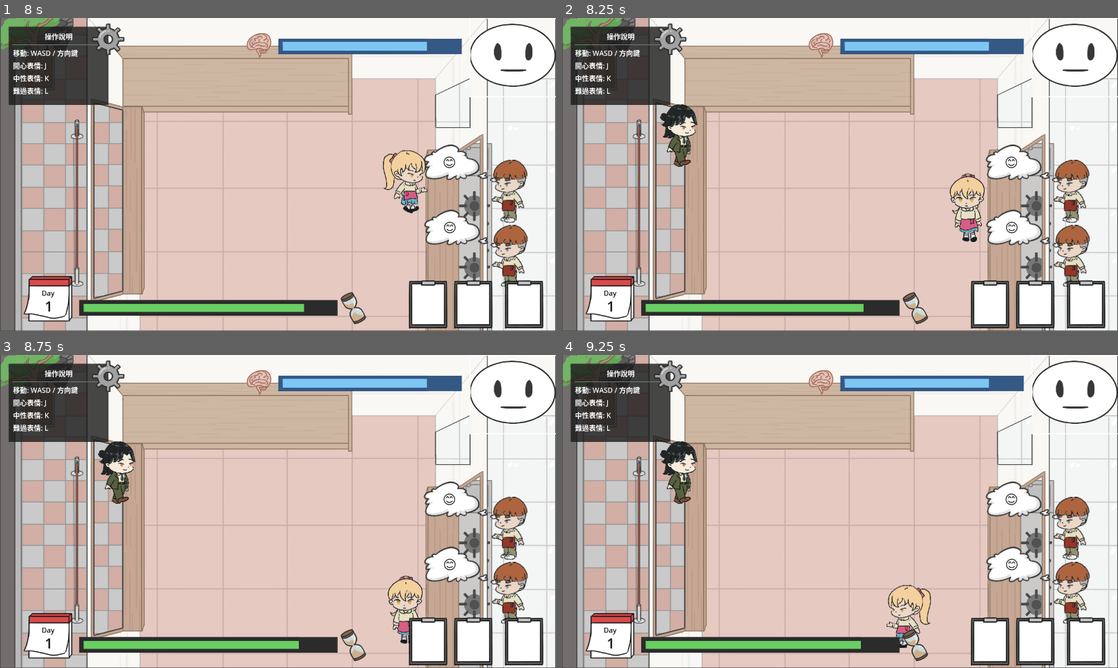
Above: before the commit, frames 1-4 (two rows, left to right).
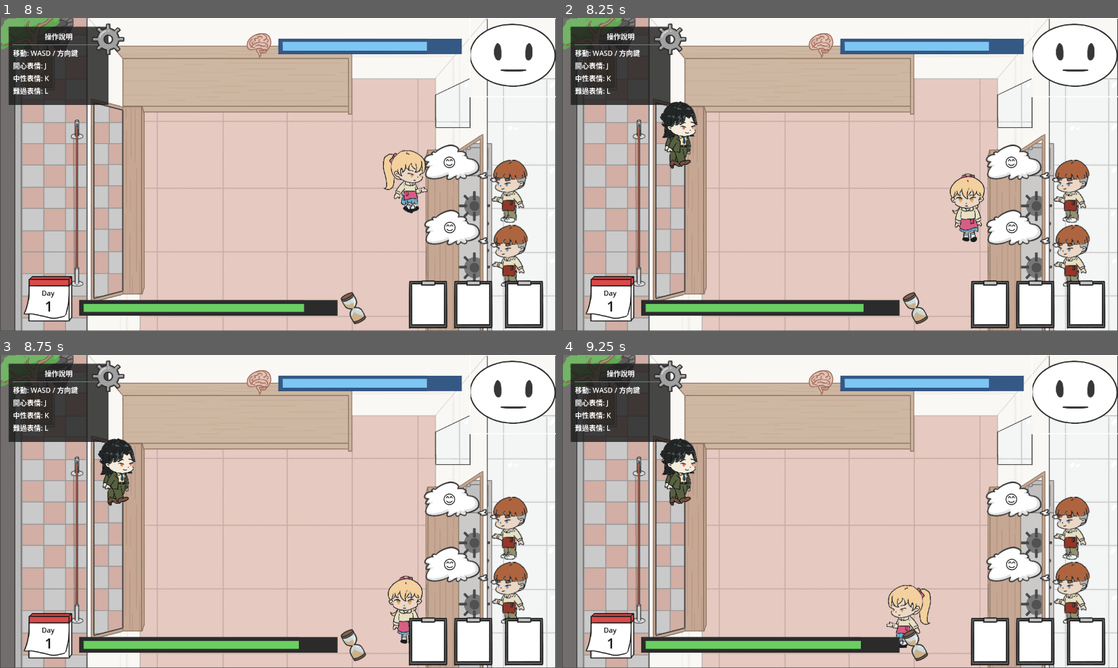
Above: after the commit, the same moments.

Repository: darkbtf/game-jam-2026-kcl
Game: Godot game, scene res://Scenes/main.tscn
The game is run twice, just before and just after one commit, with the same random seed, the same clock (stepped at 60 frames per second) and the same inputs.
Inputs:
- Up to frame 1 (8 s): tap Enter at 0.5 s; hold D (move_right) 0.53-1.28 s; hold J (expression_happy) 0.53-1.28 s; hold S (move_down) 1.28-2.03 s; tap K (expression_neutral) at 1.35, 5.85 s; hold D (move_right) 2.03-2.78 s; hold L (expression_sad) 2.03-2.78 s; hold W (move_up) 2.78-3.53 s; tap Shift (run) at 2.85, 7.35 s; hold A (move_left) 3.53-5.03 s; tap N at 3.6 s; tap R at 4.35 s; hold S (move_down) 5.03-5.78 s; hold J (expression_happy) 5.03-5.78 s; hold D (move_right) 5.78-6.53 s; hold W (move_up) 6.53-7.28 s; hold L (expression_sad) 6.53-7.28 s; hold D (move_right) from 7.28 s (still down)
- Up to frame 2 (8.25 s): release D (move_right) at 8.03 s; hold S (move_down) from 8.03 s (still down); tap N at 8.1 s
- Up to frame 3 (8.75 s): keep holding S (move_down)
- Up to frame 4 (9.25 s): release S (move_down) at 8.78 s; hold A (move_left) from 8.78 s (still down); tap R at 8.85 s

Frame 1 is identical in both runs. In frame 2, 0.2% of the frame differs, in the area x 18-24%, y 26-49%; in frame 3, 0.2%; in frame 4, 0.2%.

Commit message:
fix: 修復客人點餐完畢後消失，完善一輪點餐流程

Diff:
--- a/Objects/customer.tscn
+++ b/Objects/customer.tscn
@@ -15,6 +15,13 @@
 [node name="CollisionShape2D" type="CollisionShape2D" parent="Area2D"]
 position = Vector2(27.75, 35)
 shape = SubResource("RectangleShape2D_dj6k5")
+
+[node name="AnimatedCustomer" type="AnimatedSprite2D" parent="Area2D"]
+z_index = 3
+z_as_relative = false
+sprite_frames = ExtResource("2_7mhha")
+animation = &"WalkDown"
+flip_h = true
 
 [node name="AnimatedCustomer" type="AnimatedSprite2D" parent="."]
 z_index = 3
--- a/Scripts/customer.gd
+++ b/Scripts/customer.gd
@@ -25,7 +25,6 @@
 signal order_started(customer_id)
 signal order_completed(customer_id, success: bool)
 signal qte_item_changed(item: String)
-signal get_order()
 
 func _ready():
 	game_manager = get_tree().get_first_node_in_group("game_manager")
@@ -132,11 +131,10 @@
 	var success = false
 	if player_expression == desired_expression:
 		success = true
-		satisfaction = min(max_satisfaction, satisfaction + 20)
+		satisfaction = min(max_satisfaction, satisfaction + 10)
 	else:
-		satisfaction = max(0, satisfaction - 15)
-
-	order_completed.emit(customer_id, success)
+		satisfaction = max(0, satisfaction - 10)
+
 	return success
 
 func get_desired_food() -> GameManager.FoodType:
@@ -200,5 +198,9 @@
 	if body.is_in_group("player"):
 		if body.take_status:
 			print("玩家有餐")
-			emit_signal("get_order")
 			body.to_customer()
+
+			if body.take_food[0] == desired_food_name:
+				order_completed.emit(customer_id, true)
+			else:
+				order_completed.emit(customer_id, false)
--- a/Scripts/kitchen_staff.gd
+++ b/Scripts/kitchen_staff.gd
@@ -51,7 +51,7 @@
 	if expression == desired_mask:
 		prepare_time = max(2, prepare_time -1)
 	else:
-		prepare_time = min(10, prepare_time +1)
+		prepare_time = prepare_time +1
 
 	# 取得訂單編號
 	take_order_number = order_manager.check_order_cook_status()
--- a/Scripts/player.gd
+++ b/Scripts/player.gd
@@ -104,3 +104,5 @@
 	print("送餐完畢" ,take_food)
 	emit_signal("take_meal_to_customer", take_food)
 	take_status = false
+	$Tray_left.visible = false
+	$Tray_right.visible = false
Not shown, added: Scenes/main.tscn90153193785.tmp
